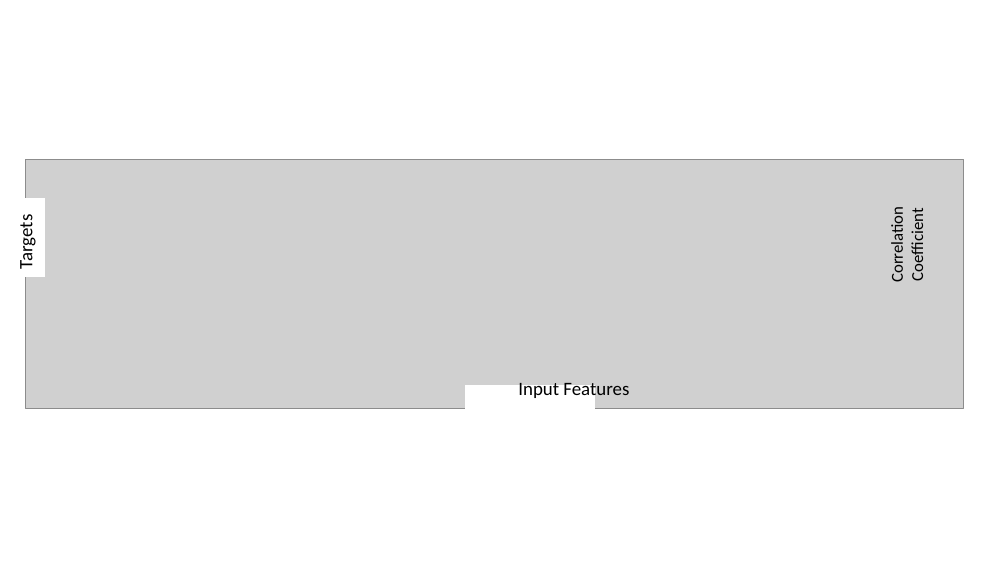
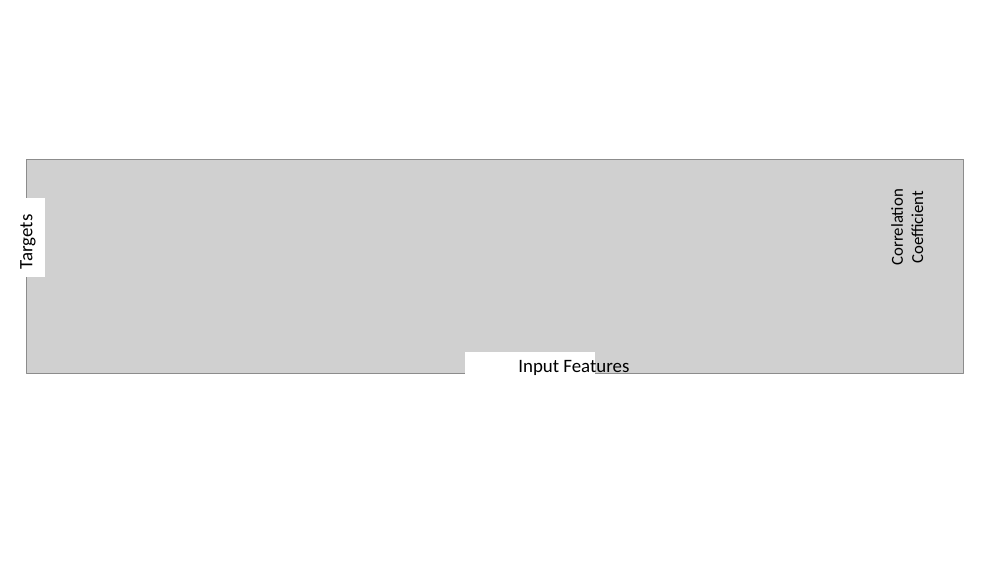
Before and after one commit to MarcoLandtHayen/cicmod_application, a slide deck: slide 3 of figures/combined_figures.pptx (slide 2 before the commit). Drawn at 1008x567 pixels with LibreOffice and Linux fonts; fonts in the diff are those of the drawing; grey boxes stand for pictures. Boxes give left, top, right and bottom in pixels: in the first picture for what was removed or moved away, otherwise in the second. Text is boxed around its words. In the diff, an @@ line names an element or a change of style, - is before the commit and + after.

```diff
--- a/figures/combined_figures.pptx
+++ b/figures/combined_figures.pptx
@@ picture: place and size @@
-picture at bbox=[25, 159, 964, 408]
+picture at bbox=[26, 159, 964, 373]
@@ text "Correlation Coefficient": place and size @@
-text "Correlation Coefficient" at bbox=[887, 213, 927, 280]
+text "Correlation Coefficient" at bbox=[887, 197, 927, 263]
@@ rectangle: place and size @@
-rectangle at bbox=[466, 386, 594, 430]
+rectangle at bbox=[466, 353, 594, 397]
@@ text "Input Features": place and size @@
-text "Input Features" at bbox=[518, 382, 629, 401]
+text "Input Features" at bbox=[518, 356, 629, 377]
```
Also in this commit, not shown: 1 slide added, 5 other files.
